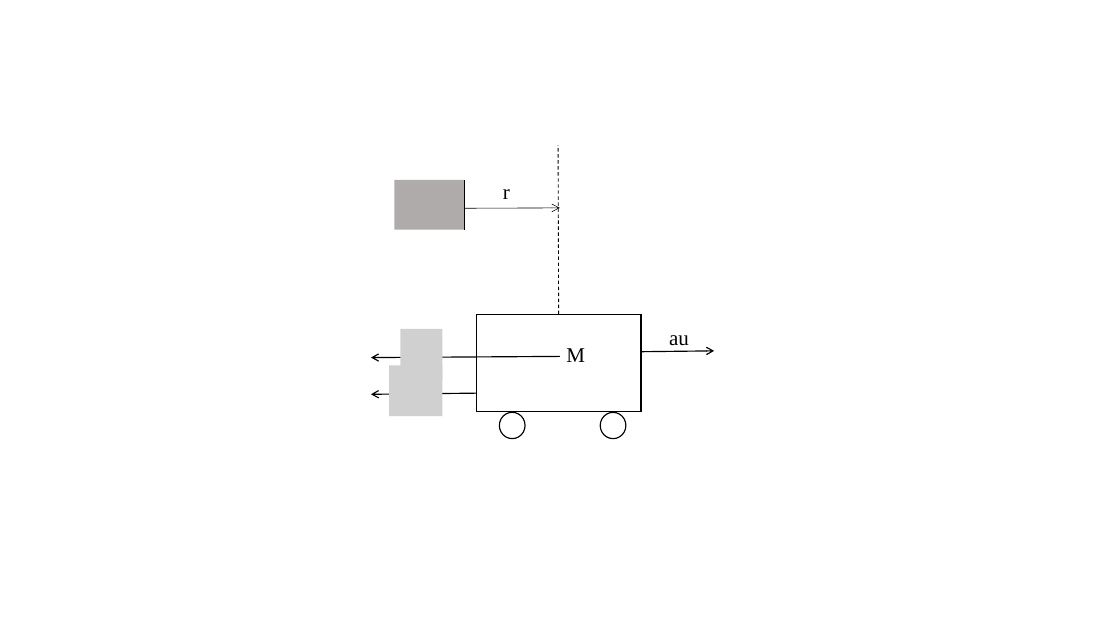
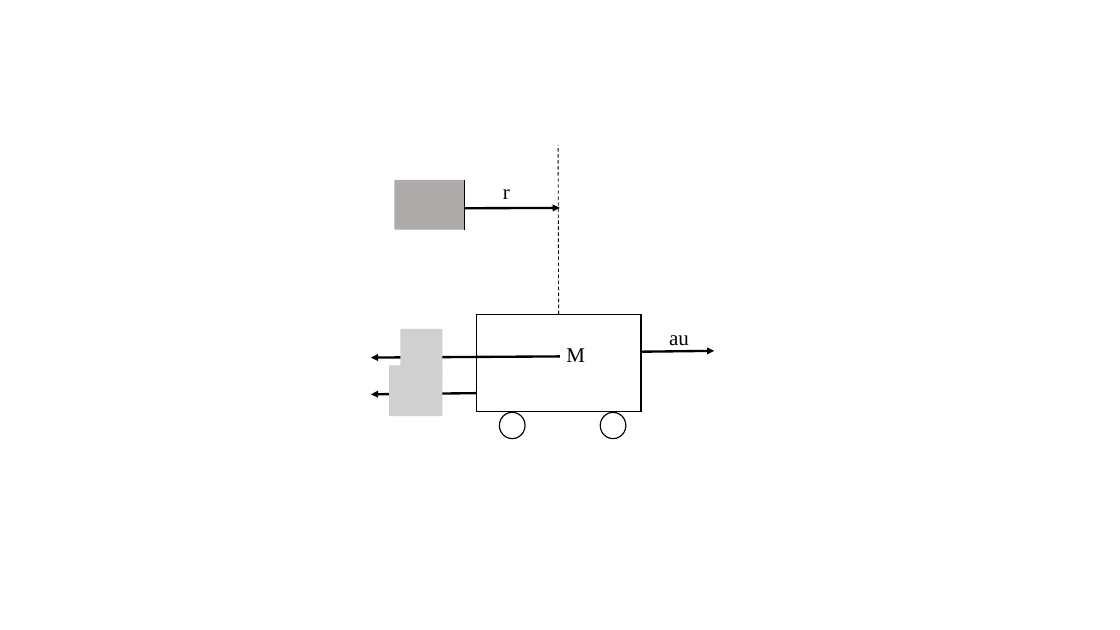
Before and after one commit to rywyr/PTEX, a slide deck: slide 2 of PTEX/gazo/pendulum.pptx. Drawn at 1120x630 pixels with LibreOffice and Linux fonts; fonts in the diff are those of the drawing; grey boxes stand for pictures. Boxes give left, top, right and bottom in pixels: in the first picture for what was removed or moved away, otherwise in the second. Text is boxed around its words. In the diff, an @@ line names an element or a change of style, - is before the commit and + after.

```diff
--- a/PTEX/gazo/pendulum.pptx
+++ b/PTEX/gazo/pendulum.pptx
@@ arrow (465, 208) - (560, 208): stroke #000000 0.5 pt to #000000 2 pt; arrowheads changed @@
@@ arrow (560, 356) - (371, 358): stroke #000000 1 pt to #000000 2 pt; arrowheads changed @@
@@ arrow (641, 352) - (714, 351): stroke #000000 1 pt to #000000 2 pt; arrowheads changed @@
@@ arrow (476, 393) - (371, 394): stroke #000000 1 pt to #000000 2 pt; arrowheads changed @@
```
Also in this commit, not shown: 2 other slides changed, 29 other files.
